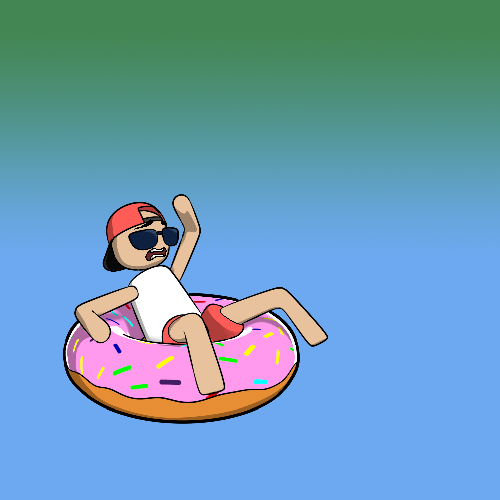
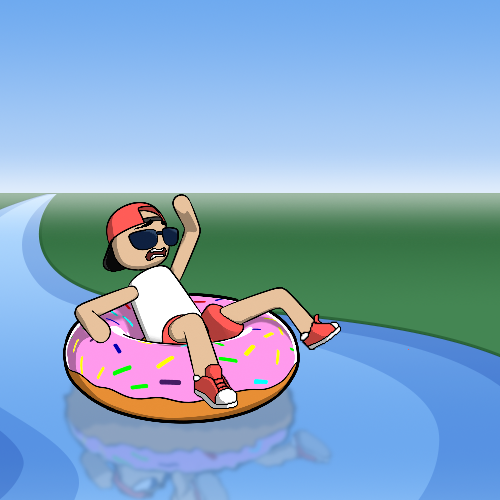
Layers edited between the first and the second (500, 500) image:
painted on "Layer 1" over [130, 291, 409, 409]
added layer "donutGuy_flip" (25%) above "Layer 6" over [58, 346, 337, 500]
added layer "Layer 6" (55%) above "Shape 2" over [0, 142, 500, 245]
added layer "Shape 2" (multiply, 32%) above "Shape 3" over [22, 194, 500, 387]
added layer "Shape 3" (multiply, 32%) above "Shape 4" over [154, 306, 500, 500]
added layer "Shape 4" (multiply, 32%) above "Shape 5" over [0, 193, 57, 500]
added layer "Shape 5" (multiply, 32%) above "Shape 1" over [0, 193, 79, 500]
added layer "Shape 1" above "Layer 4" over [0, 193, 500, 500]
added layer "Layer 4" above "Layer 5" over [0, 0, 500, 500]
added layer "Layer 5" (55%) above "Layer 2" over [0, 24, 500, 127]
hid "Layer 2" over [0, 0, 500, 500]
